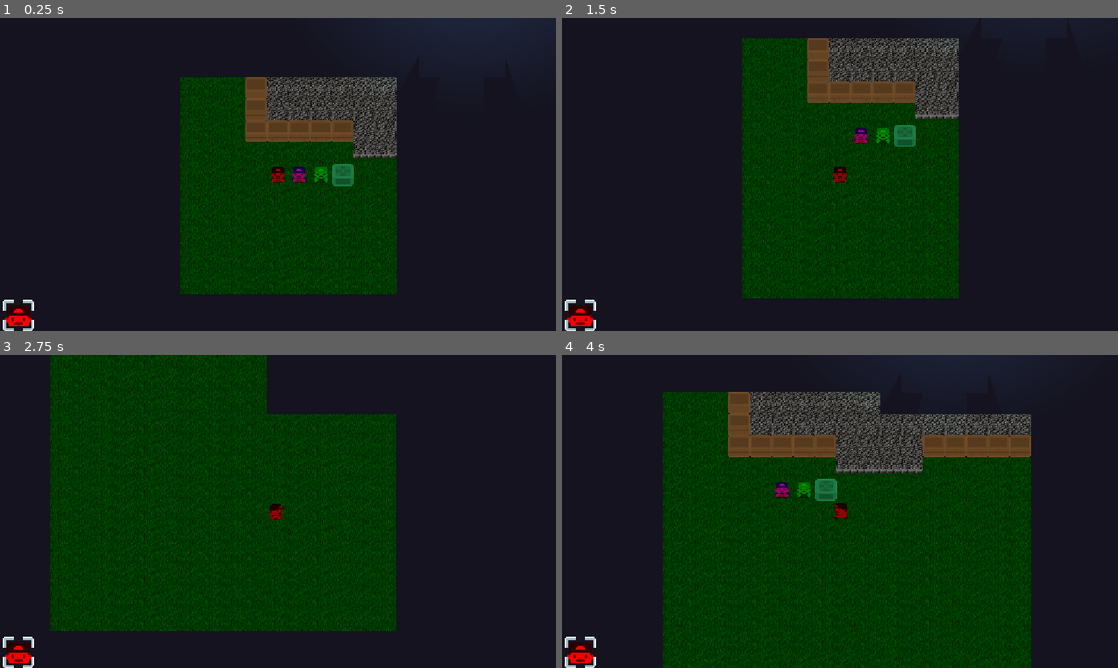
Above: before the commit, frames 1-4 (two rows, left to right).
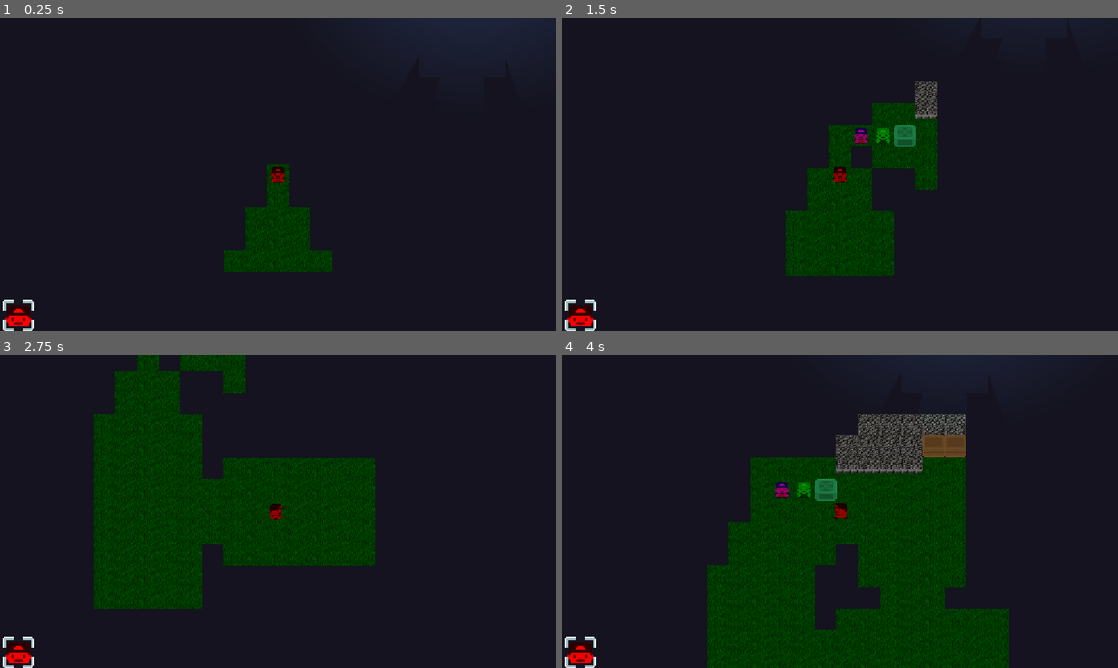
Above: after the commit, the same moments.

Repository: devbernardolopes/maze-mazey
Game: Godot game, scene res://scenes/universe.tscn
Two runs of this game, one before a commit and one after it. Both use one fixed random seed, a clock stepped at 60 frames per second and the inputs below.
Inputs:
- Up to frame 1 (0.25 s): no input
- Up to frame 2 (1.5 s): tap Enter at 0.5 s; hold Right (right) 0.53-1.28 s; hold Tab (switch) 0.53-1.28 s; tap Space at 1.25 s; hold Down (down) from 1.28 s (still down); tap Tab (switch) at 1.35 s
- Up to frame 3 (2.75 s): release Down (down) at 2.03 s; hold Right (right) from 2.03 s (still down); hold Tab (switch) from 2.03 s (still down)
- Up to frame 4 (4 s): release Right (right) at 2.78 s; release Tab (switch) at 2.78 s; hold Up (up) 2.78-3.53 s; tap Tab (switch) at 2.85 s; hold Left (left) from 3.53 s (still down); hold Tab (switch) from 3.53 s (still down)

The runs differ from the first frame. In frame 1, 22% of the frame differs, in the area x 32-72%, y 18-89%; in frame 2, 22%; in frame 3, 25%, in the area x 9-72%, y 0-89%; in frame 4, 24%.

Commit message:
feat(fog): reveal tiles within entity sight cone

Diff:
--- a/maze-mazey/resources/entities/warrior.tres
+++ b/maze-mazey/resources/entities/warrior.tres
@@ -14,5 +14,5 @@
 visual = ExtResource("2_0ehae")
 color = Color(1, 0, 0, 1)
 move_speed = 10.0
-fov_radius = 4
+fov_length = 4
 metadata/_custom_type_script = "uid://b0tku1heg8hme"
--- a/maze-mazey/resources/entity_data.gd
+++ b/maze-mazey/resources/entity_data.gd
@@ -12,7 +12,12 @@
 @export var abilities: Array[Helper.ABILITY] = [ Helper.ABILITY.PUSH_ONE ]
 ## Movement speed in tiles per second. One step covers exactly one tile.
 @export var move_speed: float = 6.0
-@export var fov_radius: int = 6
+## Sight distance in tiles: the cone starts on the entity and grows up to this
+## many tiles in the direction it faces.
+@export var fov_length: float = 6.0
+## Full width of the sight cone in degrees, centered on the direction the
+## entity faces (e.g. 60.0 = +-30 degrees around the facing).
+@export var fov_angle: float = 60.0
 @export_category("Abilities")
 ## Physical might
 @export_range(0, 30, 1) var strength: int = 10
--- a/maze-mazey/resources/entity_race_data.gd
+++ b/maze-mazey/resources/entity_race_data.gd
@@ -5,7 +5,8 @@
 @export var name: String = ""
 @export var description: String = ""
 @export_category("Race Modifiers")
-@export var fov_radius: int = 0
+@export var fov_length: float = 6.0
+@export var fov_angle: float = 60.0
 @export var strength: int = 0
 @export var dexterity: int = 0
 @export var constitution: int = 0
--- a/maze-mazey/scripts/entity.gd
+++ b/maze-mazey/scripts/entity.gd
@@ -40,6 +40,9 @@
 ## arrival if still fresh (see `BUFFER_FRACTION`).
 var _queued_direction: Vector2 = Vector2.ZERO
 var _queued_age_s: float = 0.0
+## Fog of war: tiles this entity has already revealed. Keys are fog layer map
+## coordinates (Vector2i); erased tiles stay revealed forever.
+var _revealed_tiles: Dictionary = {}
 
 
 func _ready() -> void:
@@ -90,7 +93,7 @@
 func _physics_process(delta: float) -> void:
 	if Engine.is_editor_hint():
 		return
-	_dispel_fog_of_war()
+	_update_fog_of_war()
 	if is_moving:
 		# Buffer only direction *changes* (turns), with an expiry age, so the
 		# next step can start on arrival in the same tick with no dead time.
@@ -117,28 +120,50 @@
 	if intent != Vector2.ZERO:
 		try_step(intent)
 
-func _dispel_fog_of_war() -> void:
+## Reveals tiles inside this entity's sight cone that it has not seen before,
+## and dispels the fog over them on the fog layer while it is the active player.
+## Revealed tiles are remembered per entity forever; only the currently active
+## playable entity dispels fog (non-playable entities just build their own
+## perception memory).
+func _update_fog_of_war() -> void:
 	if Engine.is_editor_hint():
 		return
-	if not playable:
-		return
-	if not data:
+	if data == null:
 		return
 	var fog_of_war: TileMapLayer = GameManager.fog_of_war
-	if not fog_of_war:
-		return
-	var point = position
-	var local_point = fog_of_war.to_local(point)
-	#var center_tile_coords: Vector2i = fog_of_war.local_to_map(local_point)
-	var top_left_tile_coords: Vector2i = fog_of_war.local_to_map(local_point)
-	top_left_tile_coords.x -= data.fov_radius
-	top_left_tile_coords.y -= data.fov_radius
-	var tile_coords: Vector2i = top_left_tile_coords
-	for row in (data.fov_radius + 1) * 2:
-		tile_coords.x = top_left_tile_coords.x + row
-		for col in (data.fov_radius + 1) * 2:
-			tile_coords.y = top_left_tile_coords.y + col
-			fog_of_war.erase_cell(tile_coords)
+	if fog_of_war == null:
+		return
+	for tile: Vector2i in _get_fog_reveal_tiles(fog_of_war):
+		if _revealed_tiles.has(tile):
+			continue
+		_revealed_tiles[tile] = true
+		if not (playable and GameManager.is_current(self)):
+			continue
+		fog_of_war.erase_cell(tile)
+
+
+## Tiles inside this entity's sight cone that it has not revealed yet. The cone
+## starts on the entity, grows to `fov_length` tiles in the direction of
+## `facing`, and spans `fov_angle` degrees (full width) around that direction.
+## The entity's own tile is always part of the cone.
+func _get_fog_reveal_tiles(fog_of_war: TileMapLayer) -> Array[Vector2i]:
+	var tiles: Array[Vector2i] = []
+	if data == null:
+		return tiles
+	var fov_length: float = data.fov_length
+	var tan_half_angle: float = tan(data.fov_angle * PI / 360.0)
+	var reach: int = int(roundf(fov_length))
+	var origin_tile: Vector2i = fog_of_war.local_to_map(fog_of_war.to_local(global_position))
+	for x in range(int(origin_tile.x) - reach, int(origin_tile.x) + reach + 1):
+		for y in range(int(origin_tile.y) - reach, int(origin_tile.y) + reach + 1):
+			var delta: Vector2 = Vector2(float(x - origin_tile.x), float(y - origin_tile.y))
+			var forward: float = delta.dot(facing)
+			if forward < 0.0 or forward > fov_length:
+				continue
+			if absf(delta.cross(facing)) > forward * tan_half_angle:
+				continue
+			tiles.append(Vector2i(x, y))
+	return tiles
 
 
 ## Attempts one grid step in `direction`. Returns true when a move started.
Binary file added: maze-mazey/assets/images/tilesets/entities.png
Not shown, added: maze-mazey/assets/images/tilesets/entities.png.import
